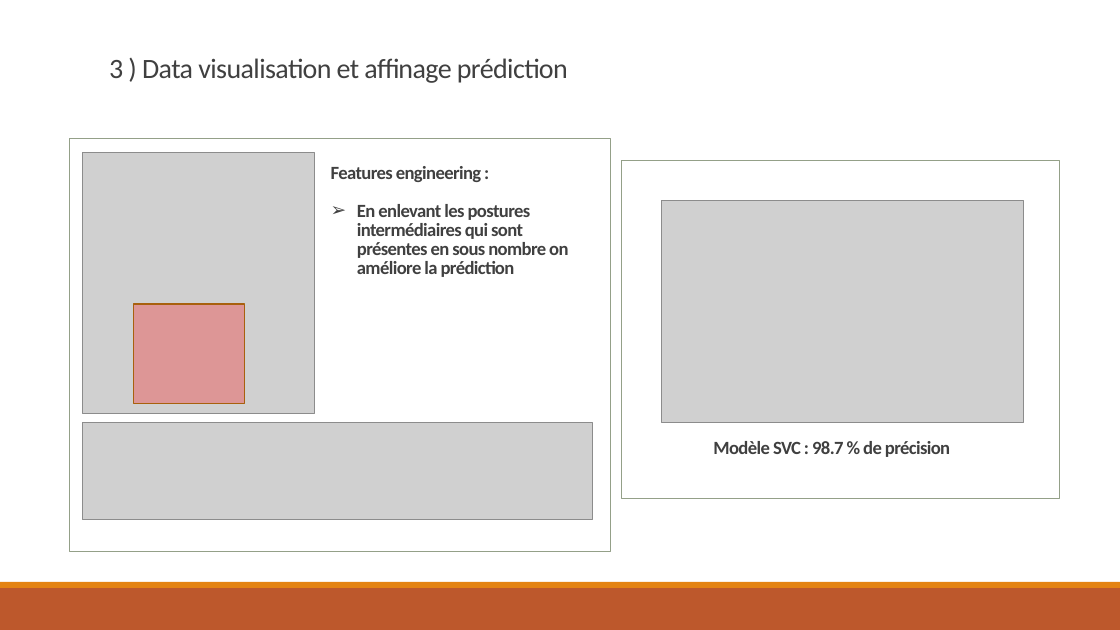
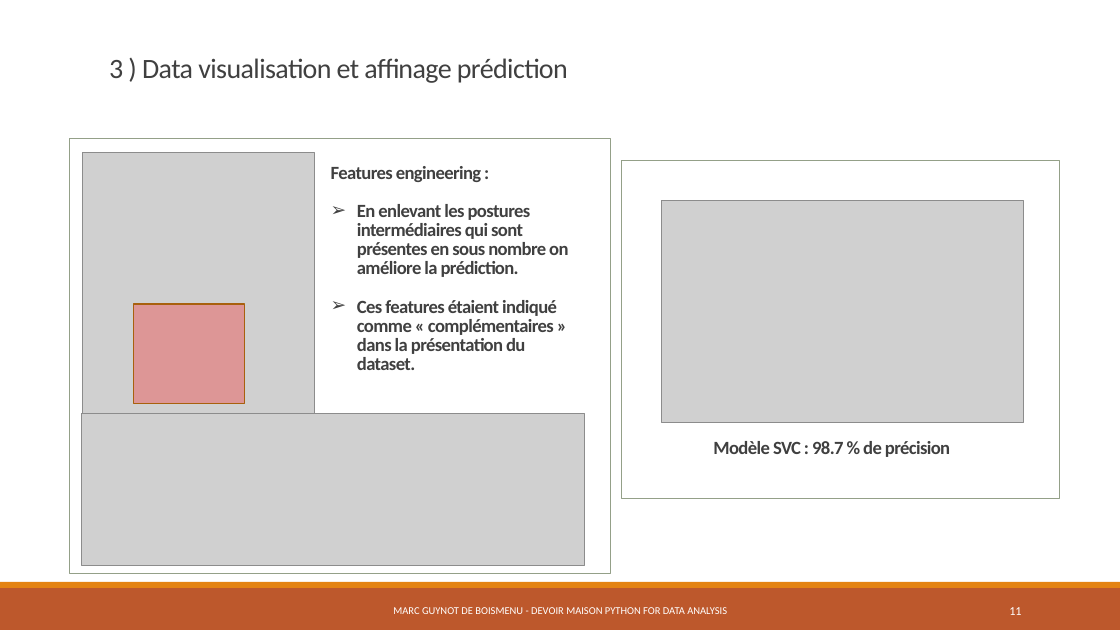
Before and after one commit to Koalananas/pythonfordata, a slide deck: slide 11 of rapport_marc_guynot.pptx. Drawn at 1120x630 pixels with LibreOffice and Linux fonts; fonts in the diff are those of the drawing; grey boxes stand for pictures. Boxes give left, top, right and bottom in pixels: in the first picture for what was removed or moved away, otherwise in the second. Text is boxed around its words. In the diff, an @@ line names an element or a change of style, - is before the commit and + after.

```diff
--- a/rapport_marc_guynot.pptx
+++ b/rapport_marc_guynot.pptx
@@ rectangle: place and size @@
-rectangle at bbox=[70, 139, 611, 551]
+rectangle at bbox=[70, 139, 611, 573]
@@ text at bbox=[357, 204, 568, 370]: text changed @@
-➢ En enlevant les postures intermédiaires qui sont présentes en sous nombre on améliore la prédiction
+➢ En enlevant les postures intermédiaires qui sont présentes en sous nombre on améliore la prédiction.
+➢ Ces features étaient indiqué comme « complémentaires » dans la présentation du dataset.
@@ picture: place and size @@
-picture at bbox=[82, 423, 592, 520]
+picture at bbox=[82, 413, 584, 565]
@@ text added at bbox=[393, 607, 727, 614], 9 pt, text #FFFFFF @@
+MARC GUYNOT DE BOISMENU - DEVOIR MAISON PYTHON FOR DATA ANALYSIS
@@ page number added at bbox=[1009, 607, 1021, 615], 10.5 pt, text #FFFFFF @@
+11
```
Also in this commit, not shown: 10 other slides changed, 1 slide added, 1 other file.
